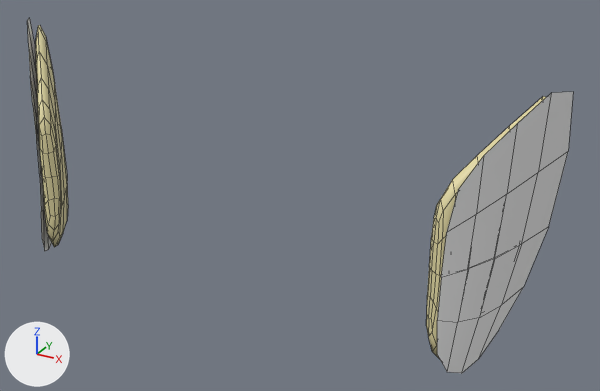
The FBX model Assets/Meshes/BodyParts/Ears/ears-1.fbx: old version first, new version second.
Both versions are drawn from a 50 mm camera at (0.456, -0.702, 0.366) aimed at (0.06, 0.019, 0.005). The lights are fixed; the arrows at lower left show +X, +Y and +Z. Mesh edges are drawn as thin lines.
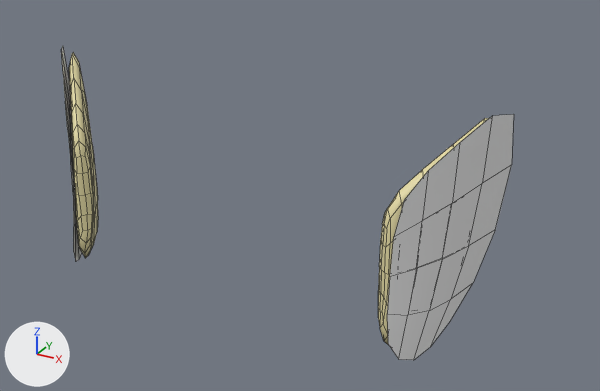
Changed parts and their boxes (x1, y1, x2, y2) in the pictures (600 x 391 px; the box of a moved part takes in the faces that stretch with it):
'Cube', reshaped (17% narrower, 12% shorter)
    before: (27, 18, 573, 373)
    after: (61, 47, 514, 360)
part 1 of me_cube_001, moved or reshaped
    before: (426, 96, 546, 359)
    after: (378, 118, 489, 344)
part 2 of me_cube_001, moved or reshaped
    before: (437, 92, 573, 373)
    after: (387, 114, 514, 360)
part 3 of me_cube_001, moved or reshaped
    before: (35, 25, 68, 247)
    after: (69, 52, 98, 258)
part 4 of me_cube_001, moved or reshaped
    before: (27, 18, 52, 251)
    after: (61, 47, 82, 261)

Patch to the scene script:
```diff
--- a/Assets/Meshes/BodyParts/Ears/ears-1.fbx.py
+++ b/Assets/Meshes/BodyParts/Ears/ears-1.fbx.py
@@ me_cube_001 @@
 me_cube_001.from_pydata(...)  # 230 vertices, 208 faces; spans x -0.328..0.328, y -0.061..0.046, z -0.118..0.157
 # used by ob_cube; location = (0.0, 0.0, 0.0)
+# me_cube_001 part 1: the loose piece of 90 vertices spanning x 0.232..0.318, y -0.056..0.046, z -0.113..0.15 is scaled about its middle by (1, 1, 0.9), then moved by (-0.05, 0.0, -0.015)
+# me_cube_001 part 2: the loose piece of 25 vertices spanning x 0.248..0.328, y -0.061..0.04, z -0.118..0.157 is scaled about its middle by (1, 1, 0.9), then moved by (-0.05, 0.0, -0.015)
+# me_cube_001 part 3: the loose piece of 90 vertices spanning x -0.318..-0.232, y -0.056..0.046, z -0.113..0.15 is scaled about its middle by (1, 1, 0.9), then moved by (0.05, 0.0, -0.015)
+# me_cube_001 part 4: the loose piece of 25 vertices spanning x -0.328..-0.248, y -0.061..0.04, z -0.118..0.157 is scaled about its middle by (1, 1, 0.9), then moved by (0.05, 0.0, -0.015)
 me_cube_001.materials.append(mat_ear)
```
